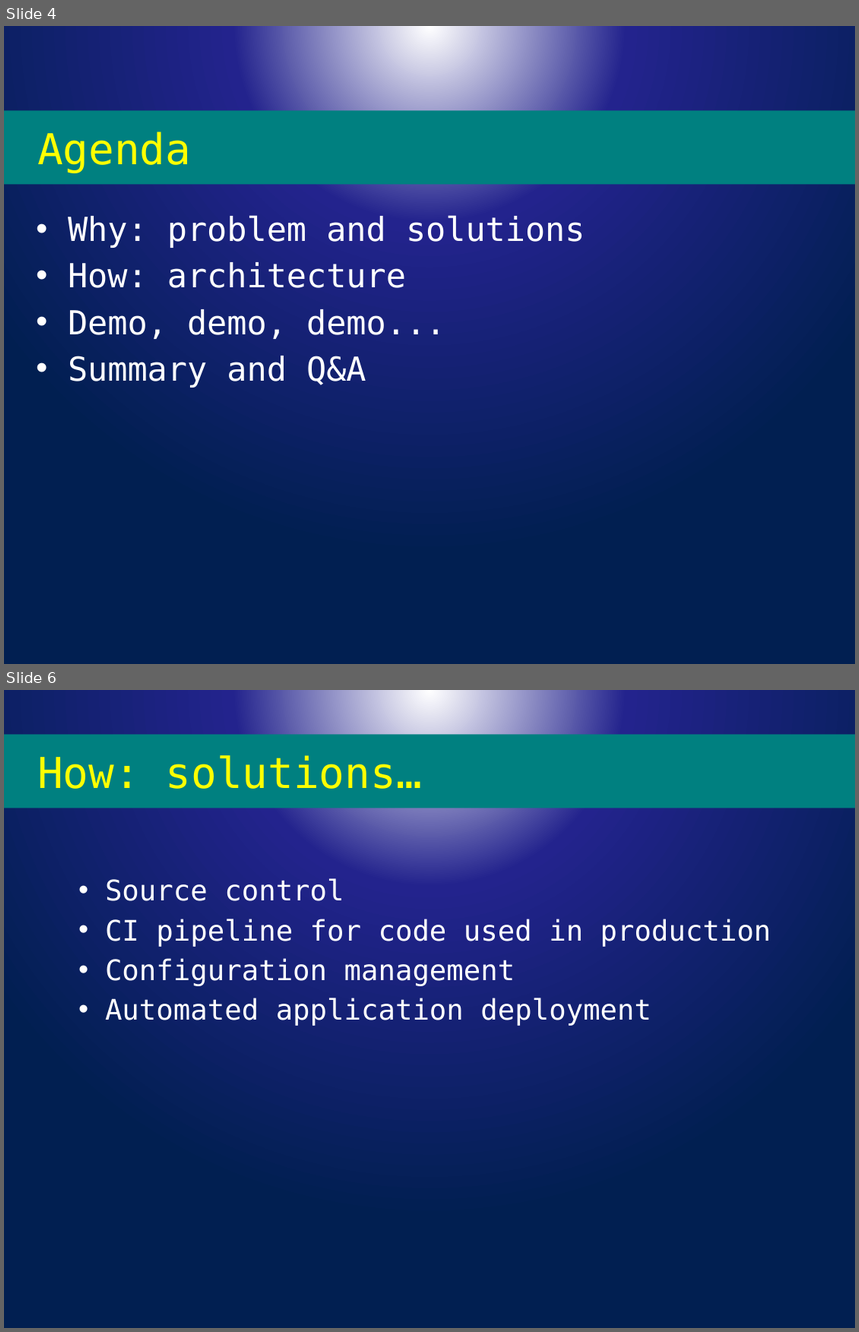
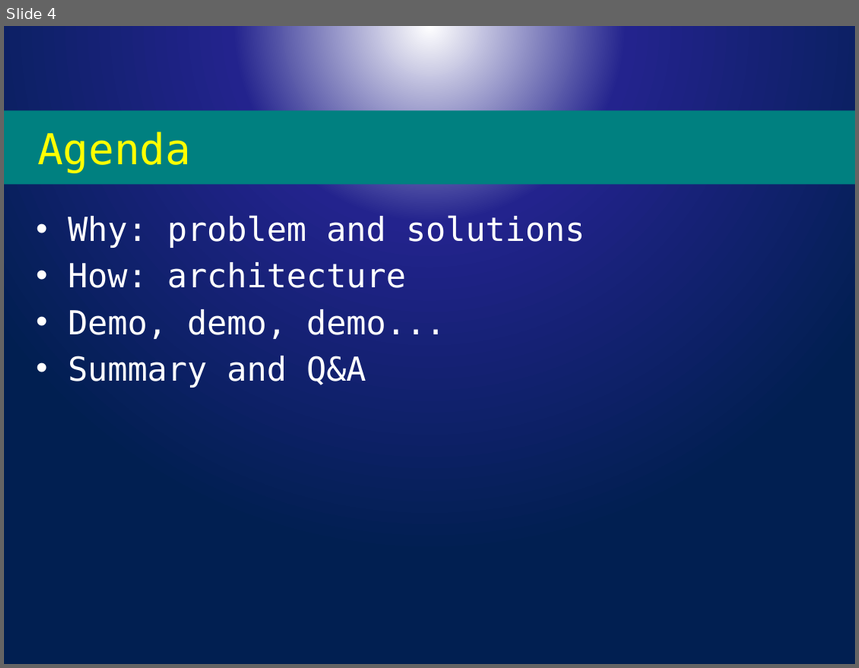
Before and after one commit to psconfeu/2016, a slide deck: Bartek Bielawski/DscOctopus/DSC and Octopus.pptx. Shown one above the other, each under a label of ours: slides 4 and 6 before the commit, slide 4 after it; the slides between them are not shown. The pictures are 859x1332 and 859x668 pixels, drawn with LibreOffice and Linux fonts; fonts in the diff are those of the drawing; background and template pictures are left out. Boxes give left, top, right and bottom in pixels: in the first picture for what was removed or moved away, otherwise in the second. Text is boxed around its words. In the diff, an @@ line names an element or a change of style, - is before the commit and + after.

Commit message:
Getting slides used at the conference

```diff
--- a/Bartek Bielawski/DscOctopus/DSC and Octopus.pptx
+++ b/Bartek Bielawski/DscOctopus/DSC and Octopus.pptx
@@ slide 6 removed at [4,690,855,1328], background picture (left out) @@
@@ title removed at [4,734,855,809] @@
-How: solutions…
@@ text removed at [105,878,772,1026] @@
-  • Source control
-  • CI pipeline for code used in production
-  • Configuration management
-  • Automated application deployment
```
Also in this commit, not shown: 2 slides changed, 2 other slides removed.
